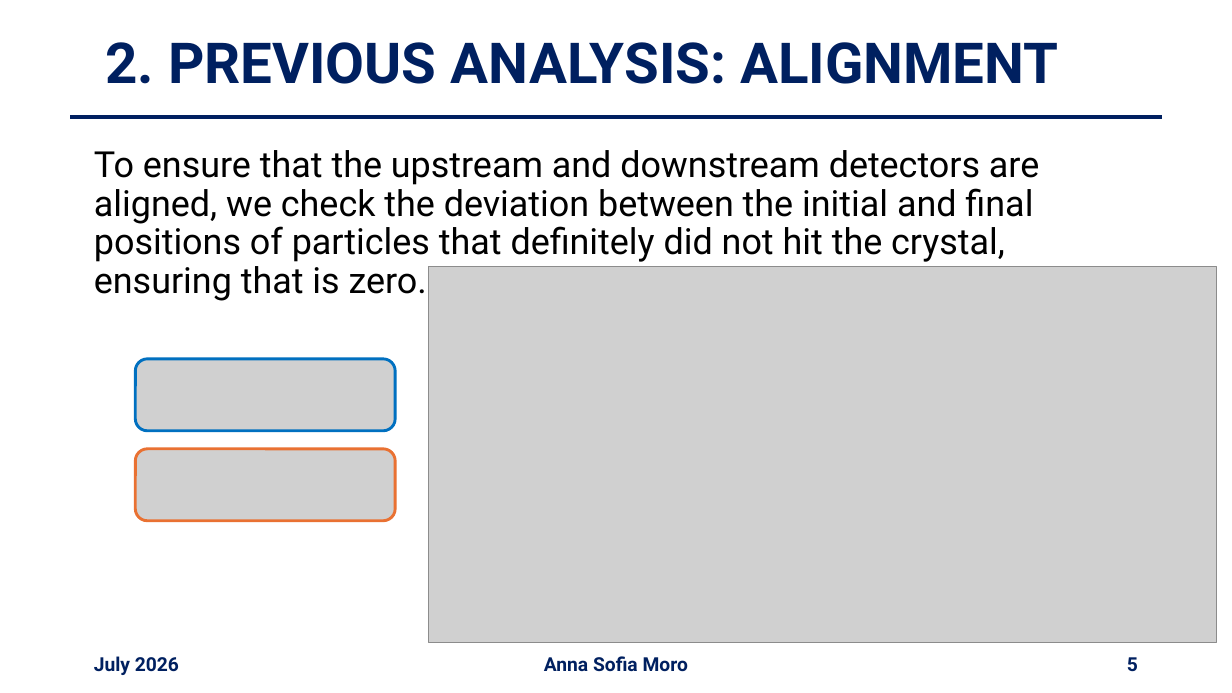
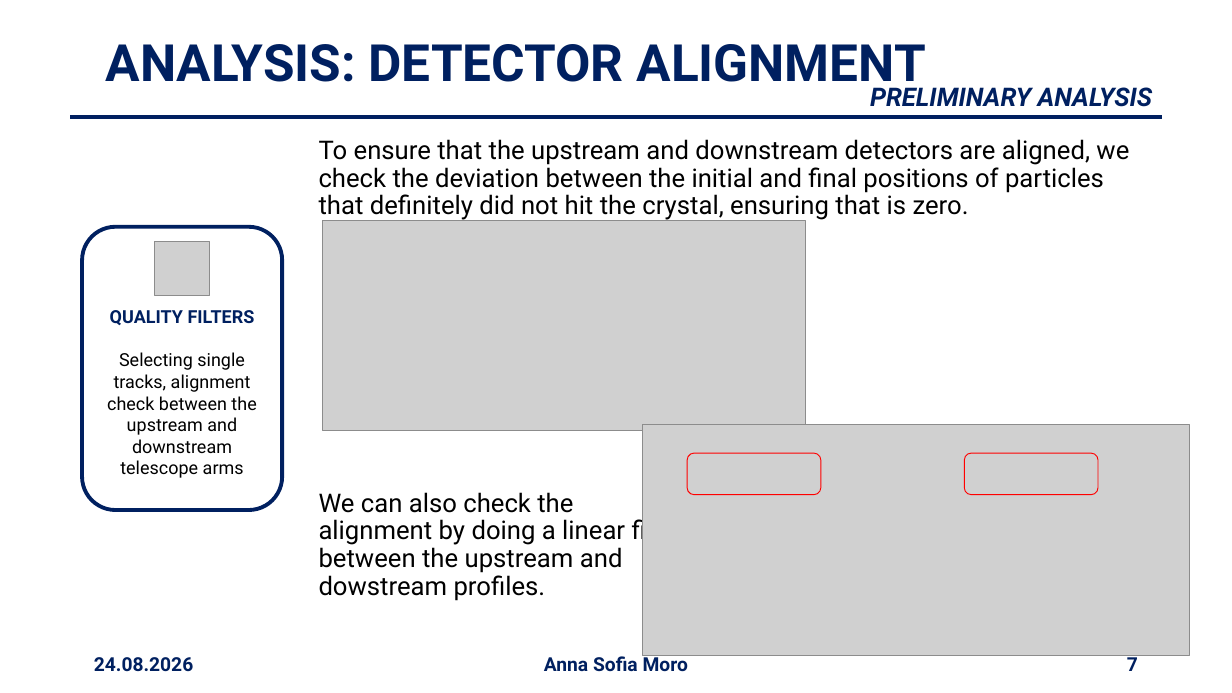
Before and after one commit to annaasofia/tesi, a slide deck: slide 7 of slides/presentazione2408.pptx (slide 5 before the commit). Drawn at 1232x693 pixels with LibreOffice and Linux fonts; fonts in the diff are those of the drawing; grey boxes stand for pictures. Boxes give left, top, right and bottom in pixels: in the first picture for what was removed or moved away, otherwise in the second. Text is boxed around its words. In the diff, an @@ line names an element or a change of style, - is before the commit and + after.

```diff
--- a/slides/presentazione2408.pptx
+++ b/slides/presentazione2408.pptx
@@ title at (x1=105, y1=44, x2=925, y2=94): text changed; size 44 to 40 pt @@
-2. PREVIOUS ANALYSIS: ALIGNMENT
+ANALYSIS: DETECTOR ALIGNMENT
@@ text added at (x1=870, y1=87, x2=1153, y2=107), 20 pt, text #002060, bold, italic @@
+PRELIMINARY ANALYSIS
@@ text "To ensure that the upstream ..." moved from (x1=94, y1=150, x2=1039, y2=301) to (x1=319, y1=139, x2=1129, y2=221) @@
@@ text "To ensure that the upstream ..." at (x1=319, y1=139, x2=1129, y2=221): size 28 to 20 pt @@
@@ rounded rectangle added at (x1=82, y1=226, x2=283, y2=510), outline #002060 3 pt, 14 pt, text #000000 @@
+QUALITY FILTERS
+Selecting single tracks, alignment check between the upstream and downstream telescope arms
@@ picture resized from (x1=429, y1=266, x2=1217, y2=642) to (x1=323, y1=221, x2=806, y2=431) @@
@@ picture added at (x1=155, y1=241, x2=210, y2=296) @@
@@ picture removed at (x1=135, y1=359, x2=395, y2=431) @@
@@ picture removed at (x1=135, y1=449, x2=395, y2=521) @@
@@ picture added at (x1=642, y1=424, x2=1189, y2=655) @@
@@ picture added at (x1=688, y1=453, x2=822, y2=494) @@
@@ picture added at (x1=965, y1=453, x2=1099, y2=494) @@
@@ text added at (x1=319, y1=492, x2=655, y2=601), 20 pt, text #000000 @@
+We can also check the alignment by doing a linear fit between the upstream and dowstream profiles.
@@ text at (x1=94, y1=657, x2=193, y2=672): text changed @@
-July 2026
+24.08.2026
@@ page number at (x1=1127, y1=654, x2=1138, y2=671): text changed @@
-5
+7
```
Also in this commit, not shown: 24 other slides changed, 9 slides added, 4 slides removed, 3 other files.
